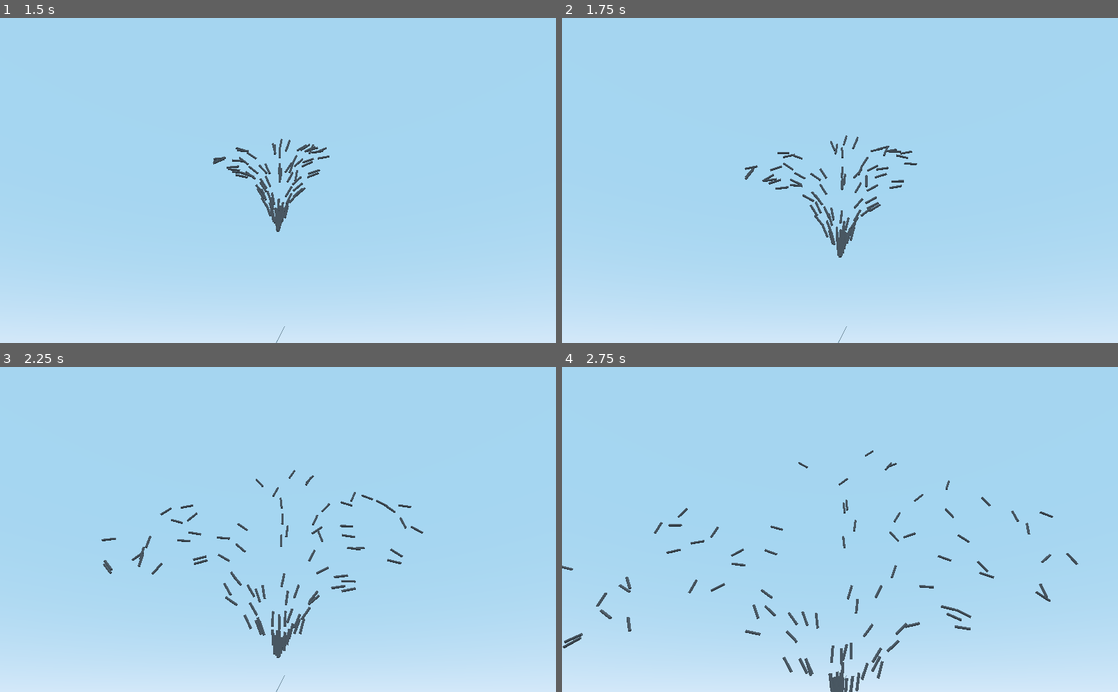
Above: before the commit, frames 1-4 (two rows, left to right).
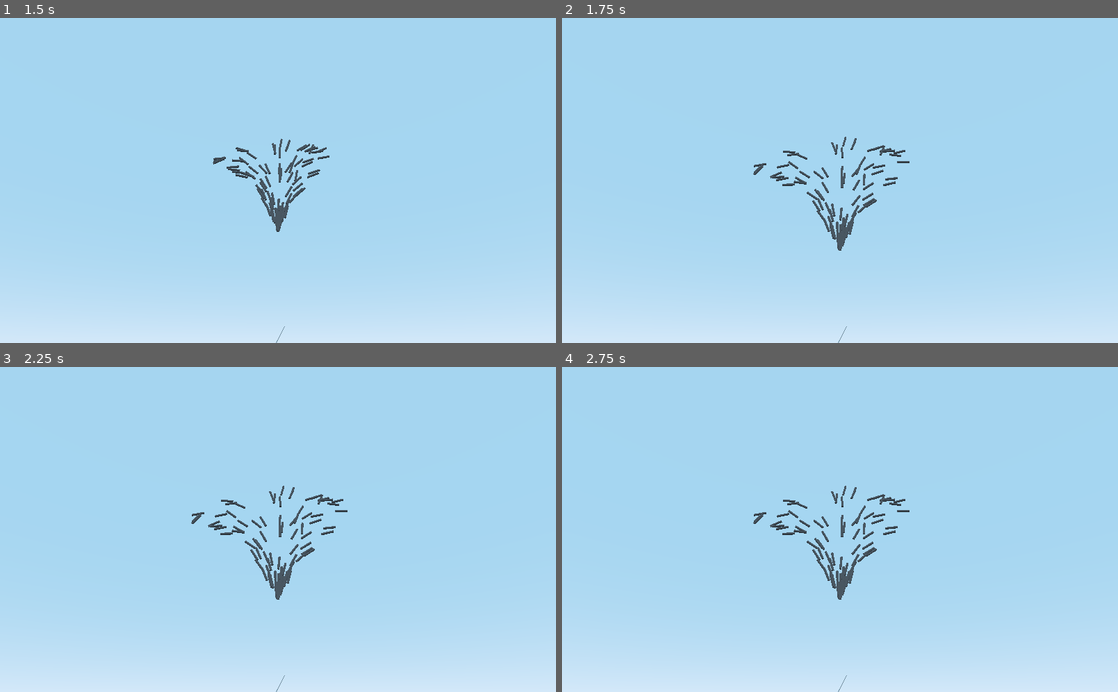
Above: after the commit, the same moments.

Repository: rdaa/AIRLander
Game: Godot game, scene res://Main.tscn
Two runs of this game, one before a commit and one after it. Both use one fixed random seed, a clock stepped at 60 frames per second and the inputs below.
Inputs:
- Up to frame 1 (1.5 s): tap Enter at 0.5 s
- Up to frame 2 (1.75 s): no input
- Up to frame 3 (2.25 s): no input
- Up to frame 4 (2.75 s): no input

Frame 1 is identical in both runs. In frame 2, 1.6% of the frame differs, in the area x 32-64%, y 36-74%; in frame 3, 2.6%; in frame 4, 3.0%, in the area x 0-93%, y 25-100%.

Commit message:
comenzando nextGen

Diff:
--- a/AIRLander/GA.gd
+++ b/AIRLander/GA.gd
@@ -5,6 +5,15 @@
 var fitlist = []
 var poblacion = []
 var popSize  :int
+var nextG
+
+func _init(popS,nGenes):
+    popSize = popS
+    for i in range(popSize):
+        poblacion.append([])
+        for j in range(nGenes):
+            poblacion[i].append(rand_range(-1,1))
+
 
 #Metodos de reproduccion
 #binary methods
@@ -57,5 +66,6 @@
     print(velocidad2)
     verticalidad = abs(starship.theta)
     vAngular = abs(starship.w)
-    fit = distancia/10.0 + velocidad2 + pow((verticalidad/5),2) + vAngular + tiempo/10
+    tiempo = starship.tiempoTotal
+    fit = distancia/10.0 + velocidad2 + pow((verticalidad/5),2) + vAngular + tiempo/10.0
     return fit
--- a/AIRLander/Main.gd
+++ b/AIRLander/Main.gd
@@ -4,7 +4,8 @@
 # var a = 2
 # var b = "text"
 onready var s = load("res://Starship.gd")
-onready var ga = load("res://GA.gd")
+onready var ga = load("res://GA.gd").new(100,434)
+
 var pos = Vector2(0.0, 1200)
 var vel = Vector2(0.0,-250)
 var acc = Vector2(0.0,0.0)
@@ -14,14 +15,17 @@
 var popSize = 100
 var pop = []
 var genes = []
+var tiempo = 0
+var Dt = 0.05
 
+var checkfit = false
 #var s2 = s.new(Vector2(50.0,30.0),vel,gamma)
 
 
 # Called when the node enters the scene tree for the first time.
 func _ready():
 
-
+	print(ga.poblacion)
 	#s1 = s.new(pos,vel,gamma)
 	#s1.name = "hola"
 	#add_child(s1)
@@ -35,11 +39,23 @@
 		ss.name = "Starship"+str(i)
 		pop.append(ss)
 		add_child(ss)
+		ss.indice = i
 
 # Called every frame. 'delta' is the elapsed time since the previous frame.
 func _process(delta):
-	for starship in pop:
-		starship.update()
+	if tiempo < 5:
+		for starship in pop:
+			starship.update()
+		tiempo += Dt
+	elif checkfit == false:
+
+		for starship in pop:
+			starship.finished = true
+			print(ga.calcularFit(starship))
+		checkfit = true
+
+
+
 	#print(nuevas.r,nuevas.theta)
 
 
--- a/AIRLander/Starship.gd
+++ b/AIRLander/Starship.gd
@@ -43,6 +43,8 @@
 
 
 var finished = false
+var indice = 0
+var tiempoTotal = 0
 
 
 
@@ -129,6 +131,7 @@
 	if r.y - (h/2.0)*cos(deg2rad(theta)) <= 0:
 		finished = true
 	if not finished:
+		tiempoTotal += Dt
 		#TODO: aplicar fuerzas, cambiar acc,
 		procesarNN()
 
--- a/AIRLander/project.godot
+++ b/AIRLander/project.godot
@@ -9,6 +9,11 @@
 config_version=4
 
 _global_script_classes=[ {
+"base": "Reference",
+"class": "GA",
+"language": "GDScript",
+"path": "res://GA.gd"
+}, {
 "base": "Reference",
 "class": "NNController",
 "language": "GDScript",
@@ -25,6 +30,7 @@
 "path": "res://Starship.gd"
 } ]
 _global_script_class_icons={
+"GA": "",
 "NNController": "",
 "NeuralNetwork": "",
 "Starship": ""
@@ -39,7 +45,6 @@
 [debug]
 
 settings/fps/force_fps=20
-settings/stdout/print_fps=true
 
 [rendering]
 
